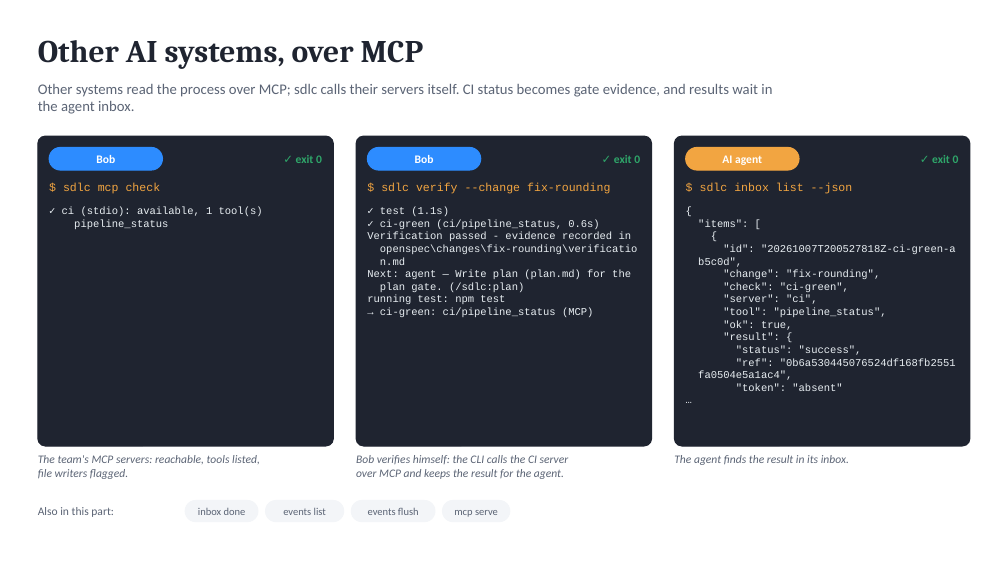
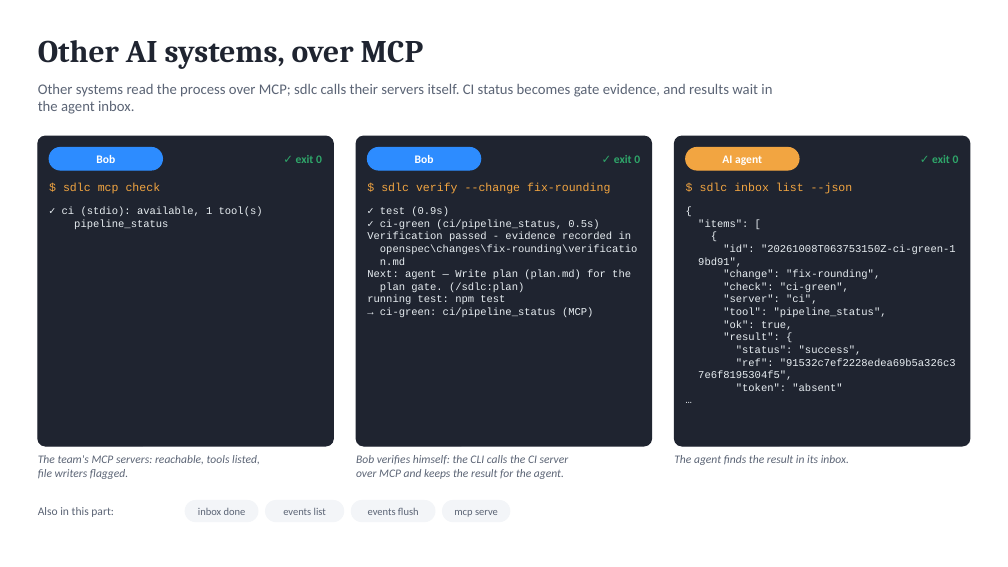
Before and after one commit to marin-ai-tech/sdlc, a slide deck: slide 19 of docs/demo/sdlc-calculator-demo.en.pptx. Drawn at 1008x567 pixels with LibreOffice and Linux fonts; fonts in the diff are those of the drawing. Boxes give left, top, right and bottom in pixels: in the first picture for what was removed or moved away, otherwise in the second. Text is boxed around its words. In the diff, an @@ line names an element or a change of style, - is before the commit and + after.

```diff
--- a/docs/demo/sdlc-calculator-demo.en.pptx
+++ b/docs/demo/sdlc-calculator-demo.en.pptx
@@ text at box(380, 207, 599, 229): text changed @@
-✓ test (1.1s)
-✓ ci-green (ci/pipeline_status, 0.6s)
+✓ test (0.9s)
+✓ ci-green (ci/pipeline_status, 0.5s)
@@ text at box(698, 245, 956, 267): text changed @@
-"id": "20261007T200527818Z-ci-green-a
-b5c0d",
+"id": "20261008T063753150Z-ci-green-1
+9bd91",
@@ text at box(698, 358, 956, 380): text changed @@
-"ref": "0b6a530445076524df168fb2551
-fa0504e5a1ac4",
+"ref": "91532c7ef2228edea69b5a326c3
+7e6f8195304f5",
```
Also in this commit, not shown: 4 other slides changed, 36 other files.
